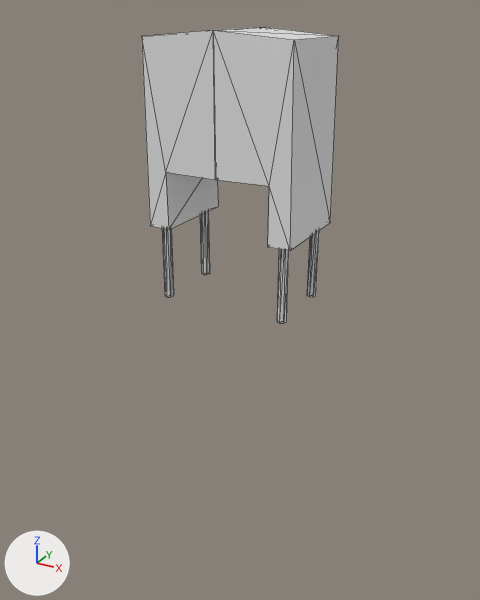
Before and after pictures for a commit that changed the FBX model PhysicsPlayground/Assets/Models/GeneratorTop.fbx.
The view is the same before and after, from a camera (50 mm lens) standing at (6.42, -10.7, 5.74) and looking at (-0.24, 1.39, -0.31). The lights are fixed; the arrows at lower left show +X, +Y and +Z. Mesh edges are drawn as thin lines. Where no turn or scale is listed for an object, it has been applied to the vertices. Vertices at the same position are counted once.

Before the edit, the objects in view are built like this:
```python
me_mesh = bpy.data.meshes.new('Mesh')
me_mesh.from_pydata(...)  # 131 vertices, 248 faces; spans x -1.59..1.59, y 0.0..2.75, z 0.0..5.39
ob_generatortop = bpy.data.objects.new('GeneratorTop', me_mesh)
ob_generatortop.location = (0.0, 0.0, 0.0)
```
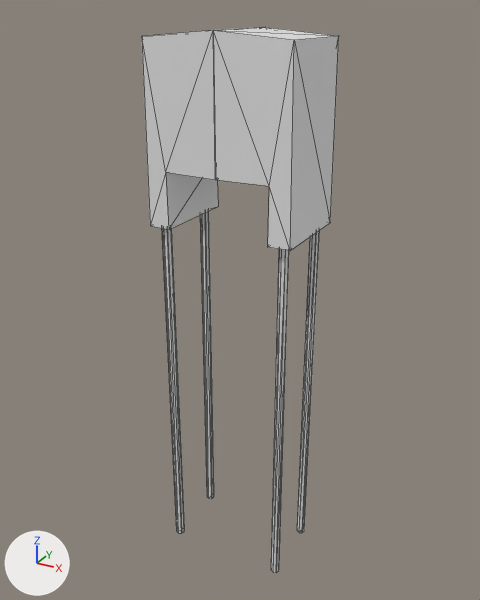
Location of each change, [x1, y1, x2, y2] in pixels of the pictures (480 x 600 px; the box of a moved part takes in the faces that stretch with it):
'GeneratorTop', reshaped (84% taller)
    before: [142, 27, 338, 323]
    after: [142, 27, 338, 573]
part 1 of me_mesh, moved or reshaped
    before: [162, 211, 210, 297]
    after: [162, 211, 214, 533]
part 2 of me_mesh, moved or reshaped
    before: [277, 231, 319, 323]
    after: [271, 231, 319, 573]

The change, as a diff of the scene's bpy script:
```diff
--- a/PhysicsPlayground/Assets/Models/GeneratorTop.fbx.py
+++ b/PhysicsPlayground/Assets/Models/GeneratorTop.fbx.py
@@ me_mesh @@
 me_mesh.from_pydata(...)  # 131 vertices, 248 faces; spans x -1.59..1.59, y 0.0..2.75, z 0.0..5.39
 # used by ob_generatortop; location = (0.0, 0.0, 0.0)
+# me_mesh part 1: all 18 vertices in x -1.45..-1.25, y 0.15..1.85, z 0.0 are moved by (0.0, 0.0, -6.59)
+# me_mesh part 2: all 18 vertices in x 1.25..1.45, y 0.15..1.85, z 0.0 are moved by (0.0, 0.0, -6.59)
```
